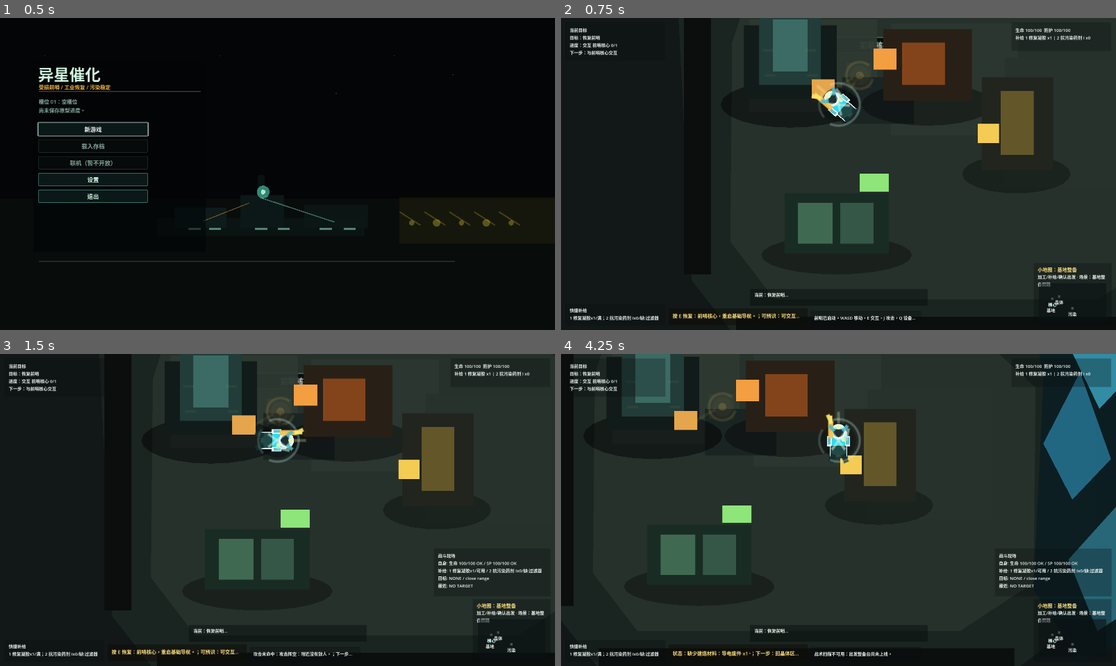
Above: before the commit, frames 1-4 (two rows, left to right).
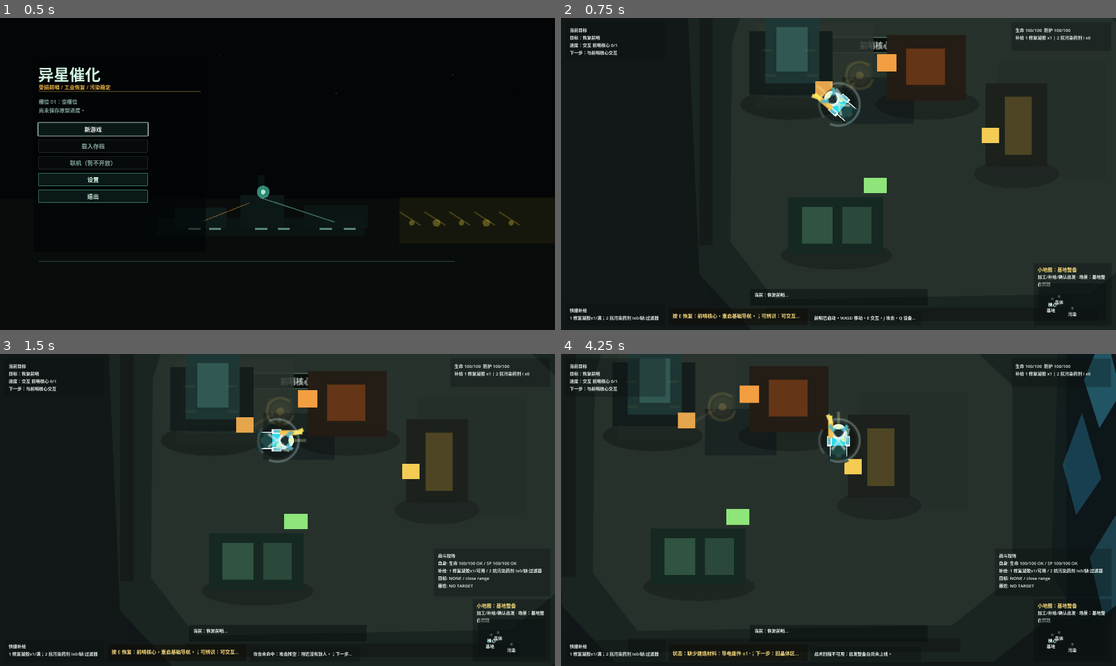
Above: after the commit, the same moments.

Repository: laugh0608/RadishCatalyst
Game: Godot game, scene res://scenes/boot/Boot.tscn
The game is run twice, just before and just after one commit, with the same random seed, the same clock (stepped at 60 frames per second) and the same inputs.
Inputs (mouse positions are in pixels of both pictures, inside the frame that each line leads up to):
- Up to frame 1 (0.5 s): no input
- Up to frame 2 (0.75 s): click "新游戏" at 0.5 s
- Up to frame 3 (1.5 s): tap Enter at 1.25 s; move the mouse to (399, 494) at 1.27 s; hold D (move_right) from 1.28 s (still down); tap J (attack) at 1.35 s; click (399, 494) at 1.42 s
- Up to frame 4 (4.25 s): move the mouse to (727, 525) at 2.02 s; release D (move_right) at 2.03 s; hold S (move_down) 2.03-2.78 s; tap R (cycle_recipe) at 2.1 s; move the mouse to (894, 441) at 2.77 s; hold D (move_right) 2.78-3.53 s; tap E (interact) at 2.85 s; move the mouse to (810, 572) at 3.52 s; hold W (move_up) from 3.53 s (still down); tap C (tactical_scan) at 3.6 s; click (810, 572) at 3.67 s

Frame 1 is identical in both runs. In frame 2, 2.9% of the frame differs, in the area x 35-86%, y 0-73%; in frame 3, 2.9%; in frame 4, 8.5%, in the area x 10-100%, y 0-89%.
Error in both runs: Invalid type in function '_draw_polyline_closed' in base 'Node2D (DemoBaseStartupPresentationLayer)'. The array of argument 1 (Array) does not have the same el…

Commit message:
fix: 收束基地第一屏截图反馈
- 将 V2 首屏平台边界从黑色遮挡条收为低权重边缘。

- 减弱设备阴影、端口和右侧晶体比例，让基地设备重新成为主读法。

- 补充检查 token、专题记录和周志验证记录。

Diff:
--- a/client/scripts/checks/demo_resource_chain_state_check.gd
+++ b/client/scripts/checks/demo_resource_chain_state_check.gd
@@ -386,11 +386,13 @@
 	_expect_equal(scene_layer.has_scene_shape("base_first_screen_scene.independent_scene_layer"), true, "base first screen scene layer is an independent scene carrier")
 	_expect_equal(scene_layer.has_scene_shape("base_first_screen_scene.solid_floor_mass"), true, "base first screen scene uses solid floor mass")
 	_expect_equal(scene_layer.has_scene_shape("base_first_screen_scene.platform_edge_boundaries"), true, "base first screen scene has platform boundaries")
+	_expect_equal(scene_layer.has_scene_shape("base_first_screen_scene.low_profile_boundaries"), true, "base first screen scene keeps boundaries low profile")
 	_expect_equal(scene_layer.has_scene_shape("base_first_screen_scene.outpost_core_volume"), true, "base first screen scene gives the core a solid volume")
 	_expect_equal(scene_layer.has_scene_shape("base_first_screen_scene.reactor_volume"), true, "base first screen scene gives the reactor a solid volume")
 	_expect_equal(scene_layer.has_scene_shape("base_first_screen_scene.storage_volume"), true, "base first screen scene gives storage a solid volume")
 	_expect_equal(scene_layer.has_scene_shape("base_first_screen_scene.outfitting_volume"), true, "base first screen scene gives outfitting a solid volume")
 	_expect_equal(scene_layer.has_scene_shape("base_first_screen_scene.right_crystal_edge_context"), true, "base first screen scene keeps crystal context to the right edge")
+	_expect_equal(scene_layer.has_scene_shape("base_first_screen_scene.right_crystal_edge_deemphasized"), true, "base first screen scene keeps right crystal edge secondary")
 	_expect_equal(scene_layer.has_scene_shape("base_first_screen_scene.old_rebuild_layer_deemphasized"), true, "base first screen scene demotes the old rebuild layer")
 	_expect_equal(scene_layer.has_scene_shape("base_first_screen_scene.existing_interactions_preserved"), true, "base first screen scene records that interactions stay on existing objects")
 	_expect_equal(scene_layer.get_scene_part_count() >= 30, true, "base first screen scene builds many solid parts instead of one overlay board")
--- a/client/scripts/map/demo_base_first_screen_scene_layer.gd
+++ b/client/scripts/map/demo_base_first_screen_scene_layer.gd
@@ -20,6 +20,7 @@
 	"base_first_screen_scene.independent_scene_layer": true,
 	"base_first_screen_scene.solid_floor_mass": true,
 	"base_first_screen_scene.platform_edge_boundaries": true,
+	"base_first_screen_scene.low_profile_boundaries": true,
 	"base_first_screen_scene.player_spawn_service_pad": true,
 	"base_first_screen_scene.outpost_core_volume": true,
 	"base_first_screen_scene.reactor_volume": true,
@@ -29,6 +30,7 @@
 	"base_first_screen_scene.material_blocks": true,
 	"base_first_screen_scene.short_service_ports": true,
 	"base_first_screen_scene.right_crystal_edge_context": true,
+	"base_first_screen_scene.right_crystal_edge_deemphasized": true,
 	"base_first_screen_scene.old_rebuild_layer_deemphasized": true,
 	"base_first_screen_scene.startup_stack_suppressed": true,
 	"base_first_screen_scene.existing_interactions_preserved": true,
@@ -99,13 +101,13 @@
 		"color": Color(0.105, 0.142, 0.126, 1.0),
 		"points": [
 			Vector2(-386.0, -214.0),
-			Vector2(78.0, -214.0),
-			Vector2(158.0, -132.0),
-			Vector2(158.0, 132.0),
-			Vector2(70.0, 198.0),
-			Vector2(-352.0, 198.0),
-			Vector2(-402.0, 134.0),
-			Vector2(-416.0, -148.0),
+			Vector2(50.0, -214.0),
+			Vector2(128.0, -136.0),
+			Vector2(128.0, 126.0),
+			Vector2(52.0, 186.0),
+			Vector2(-340.0, 186.0),
+			Vector2(-394.0, 128.0),
+			Vector2(-406.0, -144.0),
 		],
 	},
 	{
@@ -115,10 +117,10 @@
 		"color": Color(0.152, 0.194, 0.172, 1.0),
 		"points": [
 			Vector2(-342.0, -168.0),
-			Vector2(20.0, -168.0),
-			Vector2(96.0, -98.0),
-			Vector2(94.0, 104.0),
-			Vector2(18.0, 154.0),
+			Vector2(0.0, -168.0),
+			Vector2(72.0, -100.0),
+			Vector2(72.0, 98.0),
+			Vector2(10.0, 148.0),
 			Vector2(-316.0, 154.0),
 			Vector2(-362.0, 94.0),
 			Vector2(-360.0, -112.0),
@@ -128,53 +130,53 @@
 		"id": "base_first_screen_scene.part.crystal_edge_ground",
 		"role": ROLE_CONTEXT,
 		"z": 1,
-		"color": Color(0.046, 0.118, 0.136, 0.92),
+		"color": Color(0.034, 0.088, 0.104, 0.46),
 		"points": [
-			Vector2(92.0, -188.0),
-			Vector2(218.0, -164.0),
-			Vector2(236.0, 148.0),
-			Vector2(142.0, 184.0),
-			Vector2(94.0, 112.0),
-			Vector2(104.0, -104.0),
+			Vector2(118.0, -164.0),
+			Vector2(196.0, -148.0),
+			Vector2(206.0, 120.0),
+			Vector2(146.0, 154.0),
+			Vector2(112.0, 92.0),
+			Vector2(118.0, -88.0),
 		],
 	},
 ]
 
 const RECT_PARTS := [
-	{"id": "base_first_screen_scene.part.north_boundary", "role": ROLE_BOUNDARY, "z": 3, "rect": Rect2(Vector2(-374.0, -218.0), Vector2(468.0, 24.0)), "color": Color(0.052, 0.070, 0.064, 1.0)},
-	{"id": "base_first_screen_scene.part.south_boundary", "role": ROLE_BOUNDARY, "z": 3, "rect": Rect2(Vector2(-356.0, 172.0), Vector2(430.0, 28.0)), "color": Color(0.046, 0.062, 0.056, 1.0)},
-	{"id": "base_first_screen_scene.part.west_boundary", "role": ROLE_BOUNDARY, "z": 3, "rect": Rect2(Vector2(-410.0, -164.0), Vector2(28.0, 292.0)), "color": Color(0.044, 0.058, 0.052, 1.0)},
-	{"id": "base_first_screen_scene.part.floor_plate_west", "role": ROLE_MATERIAL, "z": 4, "rect": Rect2(Vector2(-342.0, -136.0), Vector2(132.0, 96.0)), "color": Color(0.184, 0.224, 0.198, 0.94)},
-	{"id": "base_first_screen_scene.part.floor_plate_center", "role": ROLE_MATERIAL, "z": 4, "rect": Rect2(Vector2(-196.0, -132.0), Vector2(132.0, 116.0)), "color": Color(0.170, 0.214, 0.190, 0.94)},
-	{"id": "base_first_screen_scene.part.floor_plate_east", "role": ROLE_MATERIAL, "z": 4, "rect": Rect2(Vector2(-78.0, -96.0), Vector2(130.0, 134.0)), "color": Color(0.156, 0.198, 0.178, 0.92)},
+	{"id": "base_first_screen_scene.part.north_boundary", "role": ROLE_BOUNDARY, "z": 3, "rect": Rect2(Vector2(-348.0, -206.0), Vector2(302.0, 12.0)), "color": Color(0.078, 0.098, 0.088, 0.68)},
+	{"id": "base_first_screen_scene.part.south_boundary", "role": ROLE_BOUNDARY, "z": 3, "rect": Rect2(Vector2(-326.0, 162.0), Vector2(344.0, 14.0)), "color": Color(0.074, 0.092, 0.082, 0.66)},
+	{"id": "base_first_screen_scene.part.west_boundary", "role": ROLE_BOUNDARY, "z": 3, "rect": Rect2(Vector2(-394.0, -138.0), Vector2(14.0, 236.0)), "color": Color(0.072, 0.088, 0.080, 0.62)},
+	{"id": "base_first_screen_scene.part.floor_plate_west", "role": ROLE_MATERIAL, "z": 4, "rect": Rect2(Vector2(-336.0, -132.0), Vector2(122.0, 88.0)), "color": Color(0.170, 0.208, 0.184, 0.82)},
+	{"id": "base_first_screen_scene.part.floor_plate_center", "role": ROLE_MATERIAL, "z": 4, "rect": Rect2(Vector2(-198.0, -130.0), Vector2(118.0, 106.0)), "color": Color(0.158, 0.198, 0.176, 0.82)},
+	{"id": "base_first_screen_scene.part.floor_plate_east", "role": ROLE_MATERIAL, "z": 4, "rect": Rect2(Vector2(-86.0, -92.0), Vector2(112.0, 120.0)), "color": Color(0.146, 0.184, 0.166, 0.78)},
 	{"id": "base_first_screen_scene.part.player_service_pad", "role": ROLE_FLOOR, "z": 6, "rect": Rect2(Vector2(-246.0, -76.0), Vector2(74.0, 48.0)), "color": Color(0.102, 0.142, 0.136, 1.0)},
-	{"id": "base_first_screen_scene.part.outpost_core_plinth", "role": ROLE_DEVICE, "z": 10, "rect": Rect2(Vector2(-348.0, -130.0), Vector2(96.0, 76.0)), "color": Color(0.070, 0.108, 0.104, 1.0)},
-	{"id": "base_first_screen_scene.part.outpost_core_hull", "role": ROLE_DEVICE, "z": 11, "rect": Rect2(Vector2(-332.0, -150.0), Vector2(64.0, 82.0)), "color": Color(0.132, 0.236, 0.226, 1.0)},
-	{"id": "base_first_screen_scene.part.core_shell_block", "role": ROLE_MATERIAL, "z": 12, "rect": Rect2(Vector2(-318.0, -136.0), Vector2(36.0, 54.0)), "color": Color(0.236, 0.430, 0.400, 0.96)},
-	{"id": "base_first_screen_scene.part.basic_reactor_body", "role": ROLE_DEVICE, "z": 10, "rect": Rect2(Vector2(-204.0, -126.0), Vector2(92.0, 74.0)), "color": Color(0.160, 0.128, 0.090, 1.0)},
-	{"id": "base_first_screen_scene.part.reactor_heat_chamber", "role": ROLE_MATERIAL, "z": 12, "rect": Rect2(Vector2(-184.0, -112.0), Vector2(44.0, 44.0)), "color": Color(0.520, 0.268, 0.106, 1.0)},
-	{"id": "base_first_screen_scene.part.reactor_feed_port", "role": ROLE_SERVICE, "z": 13, "rect": Rect2(Vector2(-214.0, -106.0), Vector2(24.0, 22.0)), "color": Color(0.820, 0.598, 0.280, 1.0)},
-	{"id": "base_first_screen_scene.part.storage_bank_body", "role": ROLE_DEVICE, "z": 10, "rect": Rect2(Vector2(-306.0, 44.0), Vector2(108.0, 62.0)), "color": Color(0.100, 0.176, 0.142, 1.0)},
-	{"id": "base_first_screen_scene.part.storage_cargo_block_a", "role": ROLE_MATERIAL, "z": 12, "rect": Rect2(Vector2(-292.0, 54.0), Vector2(36.0, 42.0)), "color": Color(0.248, 0.414, 0.318, 1.0)},
-	{"id": "base_first_screen_scene.part.storage_cargo_block_b", "role": ROLE_MATERIAL, "z": 12, "rect": Rect2(Vector2(-248.0, 54.0), Vector2(34.0, 42.0)), "color": Color(0.206, 0.344, 0.282, 1.0)},
-	{"id": "base_first_screen_scene.part.storage_supply_port", "role": ROLE_SERVICE, "z": 13, "rect": Rect2(Vector2(-228.0, 24.0), Vector2(30.0, 18.0)), "color": Color(0.506, 0.790, 0.432, 1.0)},
-	{"id": "base_first_screen_scene.part.outfitting_rack_body", "role": ROLE_DEVICE, "z": 10, "rect": Rect2(Vector2(-102.0, -76.0), Vector2(74.0, 96.0)), "color": Color(0.130, 0.148, 0.120, 1.0)},
-	{"id": "base_first_screen_scene.part.outfitting_suit_frame", "role": ROLE_MATERIAL, "z": 12, "rect": Rect2(Vector2(-82.0, -62.0), Vector2(34.0, 66.0)), "color": Color(0.392, 0.344, 0.162, 1.0)},
-	{"id": "base_first_screen_scene.part.outfitting_lock_port", "role": ROLE_SERVICE, "z": 13, "rect": Rect2(Vector2(-106.0, -28.0), Vector2(22.0, 20.0)), "color": Color(0.880, 0.730, 0.320, 1.0)},
-	{"id": "base_first_screen_scene.part.core_repair_port", "role": ROLE_SERVICE, "z": 13, "rect": Rect2(Vector2(-278.0, -74.0), Vector2(24.0, 20.0)), "color": Color(0.770, 0.898, 0.662, 1.0)},
+	{"id": "base_first_screen_scene.part.outpost_core_plinth", "role": ROLE_DEVICE, "z": 10, "rect": Rect2(Vector2(-342.0, -124.0), Vector2(86.0, 66.0)), "color": Color(0.074, 0.112, 0.108, 0.94)},
+	{"id": "base_first_screen_scene.part.outpost_core_hull", "role": ROLE_DEVICE, "z": 11, "rect": Rect2(Vector2(-326.0, -142.0), Vector2(56.0, 72.0)), "color": Color(0.118, 0.216, 0.208, 0.94)},
+	{"id": "base_first_screen_scene.part.core_shell_block", "role": ROLE_MATERIAL, "z": 12, "rect": Rect2(Vector2(-314.0, -128.0), Vector2(32.0, 46.0)), "color": Color(0.204, 0.372, 0.346, 0.86)},
+	{"id": "base_first_screen_scene.part.basic_reactor_body", "role": ROLE_DEVICE, "z": 10, "rect": Rect2(Vector2(-200.0, -120.0), Vector2(82.0, 68.0)), "color": Color(0.140, 0.112, 0.080, 0.94)},
+	{"id": "base_first_screen_scene.part.reactor_heat_chamber", "role": ROLE_MATERIAL, "z": 12, "rect": Rect2(Vector2(-180.0, -106.0), Vector2(40.0, 38.0)), "color": Color(0.430, 0.220, 0.090, 0.88)},
+	{"id": "base_first_screen_scene.part.reactor_feed_port", "role": ROLE_SERVICE, "z": 13, "rect": Rect2(Vector2(-210.0, -100.0), Vector2(20.0, 18.0)), "color": Color(0.760, 0.520, 0.220, 0.86)},
+	{"id": "base_first_screen_scene.part.storage_bank_body", "role": ROLE_DEVICE, "z": 10, "rect": Rect2(Vector2(-302.0, 48.0), Vector2(98.0, 58.0)), "color": Color(0.086, 0.158, 0.130, 0.94)},
+	{"id": "base_first_screen_scene.part.storage_cargo_block_a", "role": ROLE_MATERIAL, "z": 12, "rect": Rect2(Vector2(-288.0, 58.0), Vector2(32.0, 38.0)), "color": Color(0.206, 0.352, 0.276, 0.88)},
+	{"id": "base_first_screen_scene.part.storage_cargo_block_b", "role": ROLE_MATERIAL, "z": 12, "rect": Rect2(Vector2(-246.0, 58.0), Vector2(30.0, 38.0)), "color": Color(0.180, 0.302, 0.248, 0.88)},
+	{"id": "base_first_screen_scene.part.storage_supply_port", "role": ROLE_SERVICE, "z": 13, "rect": Rect2(Vector2(-224.0, 28.0), Vector2(24.0, 16.0)), "color": Color(0.452, 0.728, 0.380, 0.84)},
+	{"id": "base_first_screen_scene.part.outfitting_rack_body", "role": ROLE_DEVICE, "z": 10, "rect": Rect2(Vector2(-98.0, -70.0), Vector2(64.0, 86.0)), "color": Color(0.112, 0.128, 0.106, 0.94)},
+	{"id": "base_first_screen_scene.part.outfitting_suit_frame", "role": ROLE_MATERIAL, "z": 12, "rect": Rect2(Vector2(-78.0, -56.0), Vector2(28.0, 60.0)), "color": Color(0.330, 0.294, 0.142, 0.88)},
+	{"id": "base_first_screen_scene.part.outfitting_lock_port", "role": ROLE_SERVICE, "z": 13, "rect": Rect2(Vector2(-102.0, -24.0), Vector2(18.0, 16.0)), "color": Color(0.806, 0.650, 0.260, 0.84)},
+	{"id": "base_first_screen_scene.part.core_repair_port", "role": ROLE_SERVICE, "z": 13, "rect": Rect2(Vector2(-274.0, -72.0), Vector2(18.0, 16.0)), "color": Color(0.700, 0.820, 0.560, 0.86)},
 ]
 
 const ELLIPSE_PARTS := [
-	{"id": "base_first_screen_scene.part.core_shadow", "role": ROLE_SHADOW, "z": 8, "center": Vector2(-300.0, -48.0), "radius": Vector2(72.0, 24.0), "color": Color(0.0, 0.0, 0.0, 0.46)},
-	{"id": "base_first_screen_scene.part.reactor_shadow", "role": ROLE_SHADOW, "z": 8, "center": Vector2(-158.0, -48.0), "radius": Vector2(68.0, 22.0), "color": Color(0.0, 0.0, 0.0, 0.36)},
-	{"id": "base_first_screen_scene.part.storage_shadow", "role": ROLE_SHADOW, "z": 8, "center": Vector2(-252.0, 108.0), "radius": Vector2(78.0, 20.0), "color": Color(0.0, 0.0, 0.0, 0.32)},
-	{"id": "base_first_screen_scene.part.outfitting_shadow", "role": ROLE_SHADOW, "z": 8, "center": Vector2(-66.0, 24.0), "radius": Vector2(56.0, 20.0), "color": Color(0.0, 0.0, 0.0, 0.30)},
+	{"id": "base_first_screen_scene.part.core_shadow", "role": ROLE_SHADOW, "z": 8, "center": Vector2(-300.0, -48.0), "radius": Vector2(52.0, 16.0), "color": Color(0.0, 0.0, 0.0, 0.26)},
+	{"id": "base_first_screen_scene.part.reactor_shadow", "role": ROLE_SHADOW, "z": 8, "center": Vector2(-158.0, -48.0), "radius": Vector2(54.0, 16.0), "color": Color(0.0, 0.0, 0.0, 0.24)},
+	{"id": "base_first_screen_scene.part.storage_shadow", "role": ROLE_SHADOW, "z": 8, "center": Vector2(-252.0, 108.0), "radius": Vector2(58.0, 15.0), "color": Color(0.0, 0.0, 0.0, 0.22)},
+	{"id": "base_first_screen_scene.part.outfitting_shadow", "role": ROLE_SHADOW, "z": 8, "center": Vector2(-66.0, 24.0), "radius": Vector2(44.0, 15.0), "color": Color(0.0, 0.0, 0.0, 0.20)},
 ]
 
 const CRYSTAL_PARTS := [
-	{"id": "base_first_screen_scene.part.right_crystal_spire_a", "role": ROLE_CONTEXT, "z": 7, "points": [Vector2(132.0, -138.0), Vector2(170.0, -202.0), Vector2(196.0, -112.0), Vector2(162.0, -76.0)], "color": Color(0.238, 0.676, 0.790, 0.78)},
-	{"id": "base_first_screen_scene.part.right_crystal_spire_b", "role": ROLE_CONTEXT, "z": 7, "points": [Vector2(104.0, -40.0), Vector2(142.0, -114.0), Vector2(174.0, -24.0), Vector2(134.0, 18.0)], "color": Color(0.176, 0.540, 0.690, 0.68)},
-	{"id": "base_first_screen_scene.part.right_crystal_spire_c", "role": ROLE_CONTEXT, "z": 7, "points": [Vector2(130.0, 80.0), Vector2(184.0, 20.0), Vector2(216.0, 118.0), Vector2(160.0, 154.0)], "color": Color(0.236, 0.618, 0.722, 0.58)},
+	{"id": "base_first_screen_scene.part.right_crystal_spire_a", "role": ROLE_CONTEXT, "z": 7, "points": [Vector2(146.0, -106.0), Vector2(168.0, -158.0), Vector2(184.0, -92.0), Vector2(162.0, -56.0)], "color": Color(0.238, 0.676, 0.790, 0.42)},
+	{"id": "base_first_screen_scene.part.right_crystal_spire_b", "role": ROLE_CONTEXT, "z": 7, "points": [Vector2(124.0, -18.0), Vector2(144.0, -72.0), Vector2(164.0, -4.0), Vector2(138.0, 34.0)], "color": Color(0.176, 0.540, 0.690, 0.36)},
+	{"id": "base_first_screen_scene.part.right_crystal_spire_c", "role": ROLE_CONTEXT, "z": 7, "points": [Vector2(152.0, 78.0), Vector2(184.0, 26.0), Vector2(204.0, 108.0), Vector2(166.0, 138.0)], "color": Color(0.236, 0.618, 0.722, 0.32)},
 ]
 
 var scene_part_nodes: Dictionary = {}
Not shown, changed: docs/devlogs/2026-W27.md
Not shown, changed: docs/features/demo-base-first-screen-scene-v2.md
Not shown, changed: scripts/check-client-demo-resource-chain-state.py
